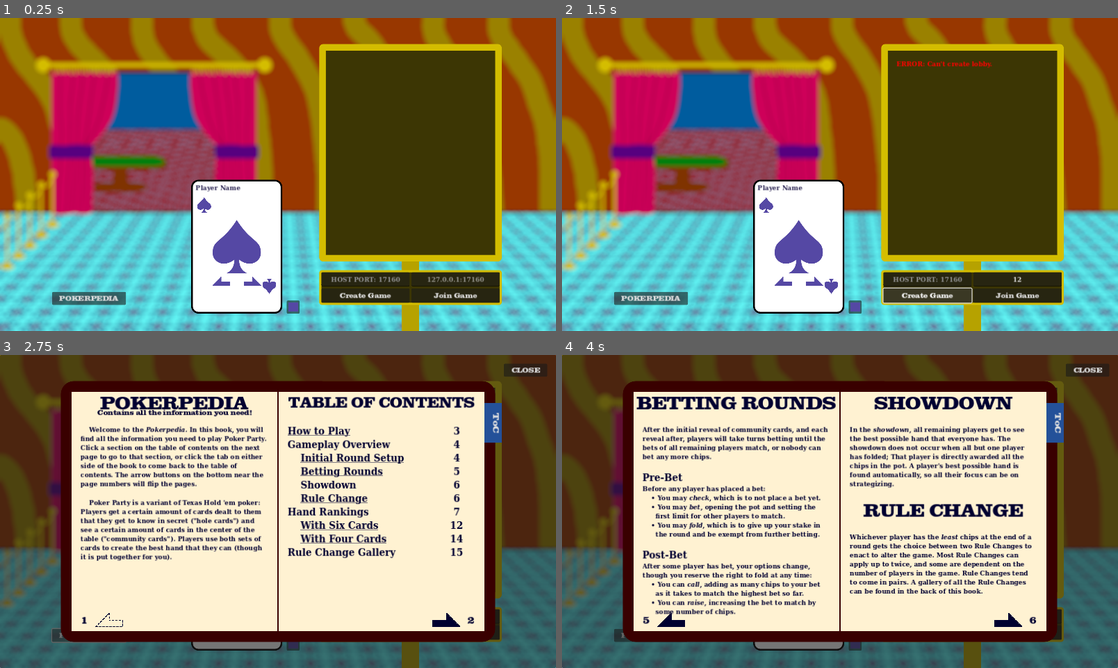
Above: before the commit, frames 1-4 (two rows, left to right).
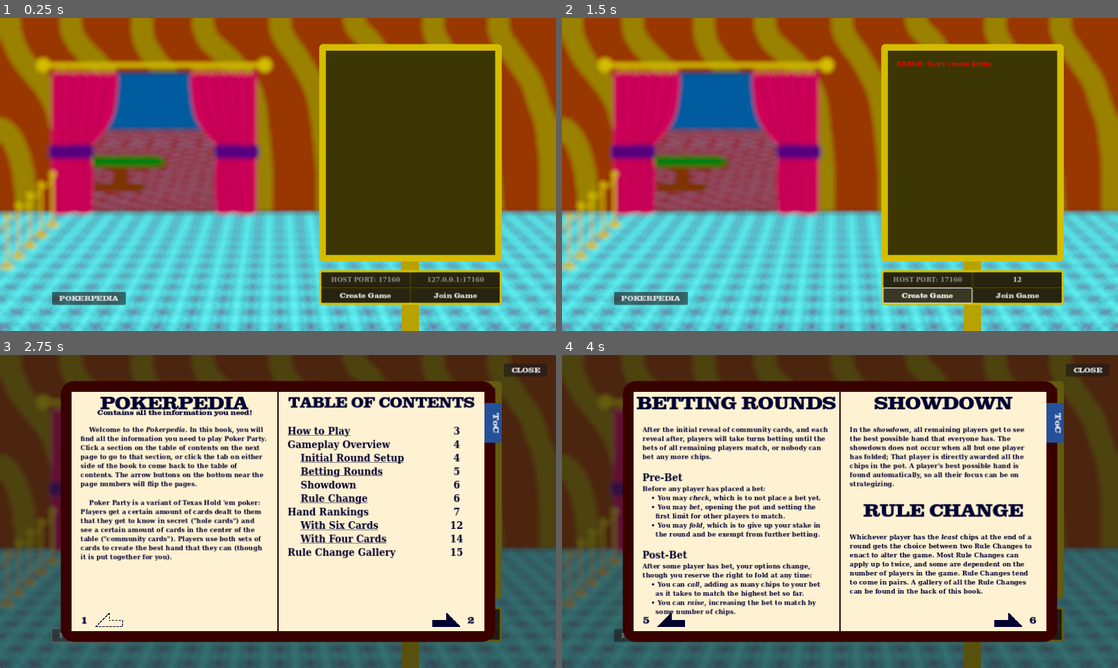
Above: after the commit, the same moments.

Repository: rwilson02/Poker-Party
Game: Godot game, scene res://scenes/Main.tscn
The game is run twice, just before and just after one commit, with the same random seed, the same clock (stepped at 60 frames per second) and the same inputs.
Inputs (mouse positions are in pixels of both pictures, inside the frame that each line leads up to):
- Up to frame 1 (0.25 s): no input
- Up to frame 2 (1.5 s): click (1017, 280) at 0.52 s; type "12" at 0.6 s; click "Create Game" at 1.25 s
- Up to frame 3 (2.75 s): click "POKERPEDIA" at 2 s
- Up to frame 4 (4 s): click (1006, 621) at 2.75 s; click (1006, 621) at 3.5 s

The runs differ from the first frame. In frame 1, 7.1% of the frame differs, in the area x 34-54%, y 51-95%; in frame 2, 7.1%; in frame 3, 0.5%; in frame 4, 0.5%.

Commit message:
save card stylebox

Diff:
--- a/scenes/Lobby.tscn
+++ b/scenes/Lobby.tscn
@@ -463,9 +463,9 @@
 anchor_right = 1.0
 anchor_bottom = 1.0
 offset_left = -130.0
-offset_top = -308.0
+offset_top = 92.0
 offset_right = 80.0
-offset_bottom = 0.0
+offset_bottom = 400.0
 grow_horizontal = 0
 grow_vertical = 0
 
--- a/scenes/ui/id_card.tscn
+++ b/scenes/ui/id_card.tscn
@@ -1,22 +1,12 @@
-[gd_scene load_steps=9 format=3 uid="uid://dqf80ncy8fmxq"]
+[gd_scene load_steps=10 format=3 uid="uid://dqf80ncy8fmxq"]
 
 [ext_resource type="FontFile" uid="uid://15waa33347nr" path="res://theming/DejaVuSerifCondensed-Bold.ttf" id="1_k44p4"]
+[ext_resource type="StyleBox" uid="uid://dvekrj5kb734i" path="res://theming/card_panel.tres" id="1_l48x6"]
 [ext_resource type="Script" path="res://scripts/ui/id_card.gd" id="1_ycgv6"]
 [ext_resource type="Texture2D" uid="uid://cshuyhkkjyttb" path="res://textures/lobby/icon_selector.tres" id="3_xsqlu"]
 [ext_resource type="Texture2D" uid="uid://dk0rcm57vix5s" path="res://textures/barb_arrow.png" id="4_geh82"]
 [ext_resource type="Texture2D" uid="uid://cyb58hglrd1im" path="res://textures/barb_arrow_empty.png" id="5_pw7fo"]
-
-[sub_resource type="StyleBoxFlat" id="StyleBoxFlat_x6uns"]
-bg_color = Color(1, 1, 1, 1)
-border_width_left = 4
-border_width_top = 4
-border_width_right = 4
-border_width_bottom = 4
-border_color = Color(0, 0, 0, 1)
-corner_radius_top_left = 16
-corner_radius_top_right = 16
-corner_radius_bottom_right = 16
-corner_radius_bottom_left = 16
+[ext_resource type="FontFile" uid="uid://ce2om7nbymu5y" path="res://theming/CLARE___.TTF" id="7_372tl"]
 
 [sub_resource type="StyleBoxFlat" id="StyleBoxFlat_d668d"]
 bg_color = Color(0.6, 0.6, 0.6, 0)
@@ -29,7 +19,7 @@
 [node name="IDCard" type="Panel"]
 offset_right = 210.0
 offset_bottom = 308.0
-theme_override_styles/panel = SubResource("StyleBoxFlat_x6uns")
+theme_override_styles/panel = ExtResource("1_l48x6")
 script = ExtResource("1_ycgv6")
 main_color = Color(0.333333, 0.282353, 0.643137, 1)
 
@@ -139,3 +129,30 @@
 grow_vertical = 0
 color = Color(0.333333, 0.282353, 0.643137, 1)
 edit_alpha = false
+
+[node name="EditReminder" type="Panel" parent="."]
+visible = false
+layout_mode = 0
+offset_top = -50.0
+offset_right = 210.0
+offset_bottom = -10.0
+theme_override_styles/panel = ExtResource("1_l48x6")
+
+[node name="Label" type="Label" parent="EditReminder"]
+layout_mode = 1
+anchors_preset = 8
+anchor_left = 0.5
+anchor_top = 0.5
+anchor_right = 0.5
+anchor_bottom = 0.5
+offset_left = -92.0
+offset_top = -12.0
+offset_right = 92.0
+offset_bottom = 12.0
+grow_horizontal = 2
+grow_vertical = 2
+theme_override_colors/font_color = Color(0, 0, 0, 1)
+theme_override_fonts/font = ExtResource("7_372tl")
+text = "✏ Add your details!"
+horizontal_alignment = 2
+vertical_alignment = 1
--- a/scenes/ui/ui_card.tscn
+++ b/scenes/ui/ui_card.tscn
@@ -1,35 +1,10 @@
-[gd_scene load_steps=7 format=3 uid="uid://bci8qpa7y3464"]
+[gd_scene load_steps=6 format=3 uid="uid://bci8qpa7y3464"]
 
 [ext_resource type="Script" path="res://scripts/ui/card_setup.gd" id="1_hdb8b"]
 [ext_resource type="Texture2D" uid="uid://cl00gjptu5w6e" path="res://textures/cards/suit_selector.tres" id="1_lfkq7"]
 [ext_resource type="Theme" uid="uid://b4yajy8yajabe" path="res://theming/general.tres" id="1_y2g7m"]
+[ext_resource type="StyleBox" uid="uid://dvekrj5kb734i" path="res://theming/card_panel.tres" id="2_rsedt"]
 [ext_resource type="Texture2D" uid="uid://cir0ad8rbglwc" path="res://textures/cards/face_selector.tres" id="3_h3oe0"]
-
-[sub_resource type="StyleBoxFlat" id="StyleBoxFlat_22ryu"]
-bg_color = Color(1, 1, 1, 1)
-border_width_left = 4
-border_width_top = 4
-border_width_right = 4
-border_width_bottom = 4
-border_color = Color(0, 0, 0, 1)
-corner_radius_top_left = 16
-corner_radius_top_right = 16
-corner_radius_bottom_right = 16
-corner_radius_bottom_left = 16
-anti_aliasing = false
-
-[sub_resource type="StyleBoxFlat" id="StyleBoxFlat_venk3"]
-bg_color = Color(1, 1, 1, 1)
-border_width_left = 4
-border_width_top = 4
-border_width_right = 4
-border_width_bottom = 4
-border_color = Color(0, 0, 0, 1)
-corner_radius_top_left = 16
-corner_radius_top_right = 16
-corner_radius_bottom_right = 16
-corner_radius_bottom_left = 16
-anti_aliasing = false
 
 [node name="Card" type="Panel"]
 custom_minimum_size = Vector2(15, 22)
@@ -40,7 +15,7 @@
 pivot_offset = Vector2(120, 176)
 tooltip_text = "??🃏"
 theme = ExtResource("1_y2g7m")
-theme_override_styles/panel = SubResource("StyleBoxFlat_22ryu")
+theme_override_styles/panel = ExtResource("2_rsedt")
 script = ExtResource("1_hdb8b")
 metadata/card = 0
 
@@ -138,4 +113,4 @@
 grow_horizontal = 2
 grow_vertical = 2
 mouse_filter = 2
-theme_override_styles/panel = SubResource("StyleBoxFlat_venk3")
+theme_override_styles/panel = ExtResource("2_rsedt")
--- /dev/null
+++ b/theming/card_panel.tres
@@ -0,0 +1,14 @@
+[gd_resource type="StyleBoxFlat" format=3 uid="uid://dvekrj5kb734i"]
+
+[resource]
+bg_color = Color(1, 1, 1, 1)
+border_width_left = 4
+border_width_top = 4
+border_width_right = 4
+border_width_bottom = 4
+border_color = Color(0, 0, 0, 1)
+corner_radius_top_left = 16
+corner_radius_top_right = 16
+corner_radius_bottom_right = 16
+corner_radius_bottom_left = 16
+anti_aliasing = false
